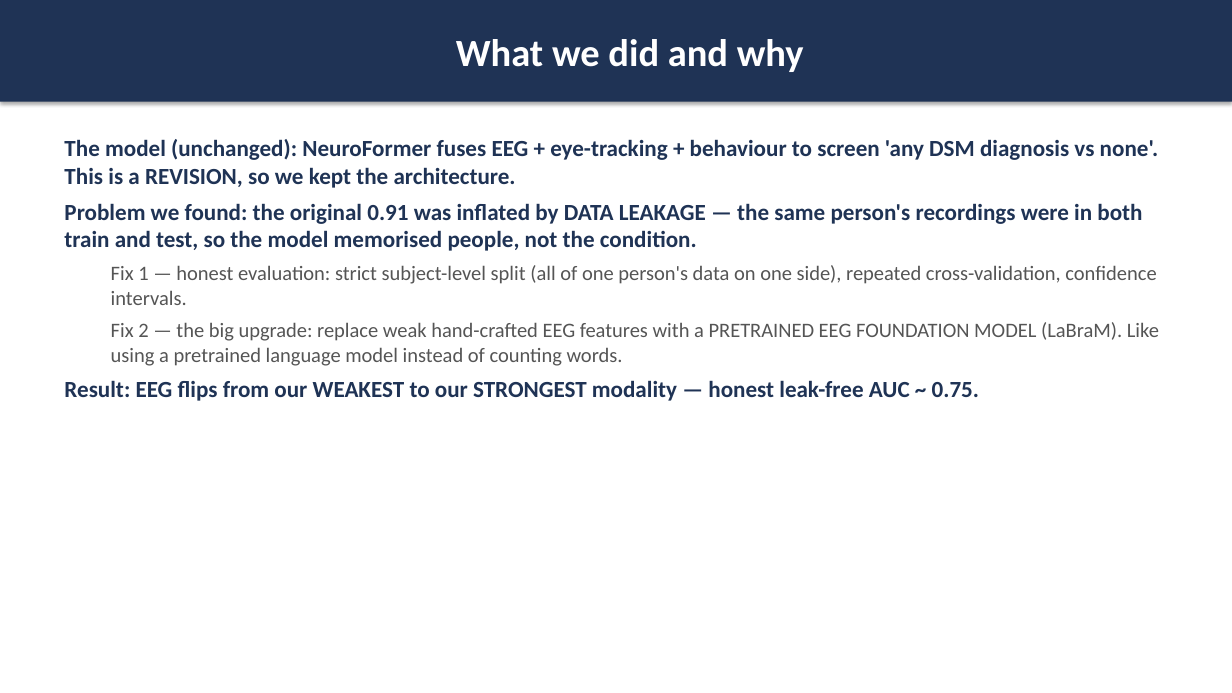
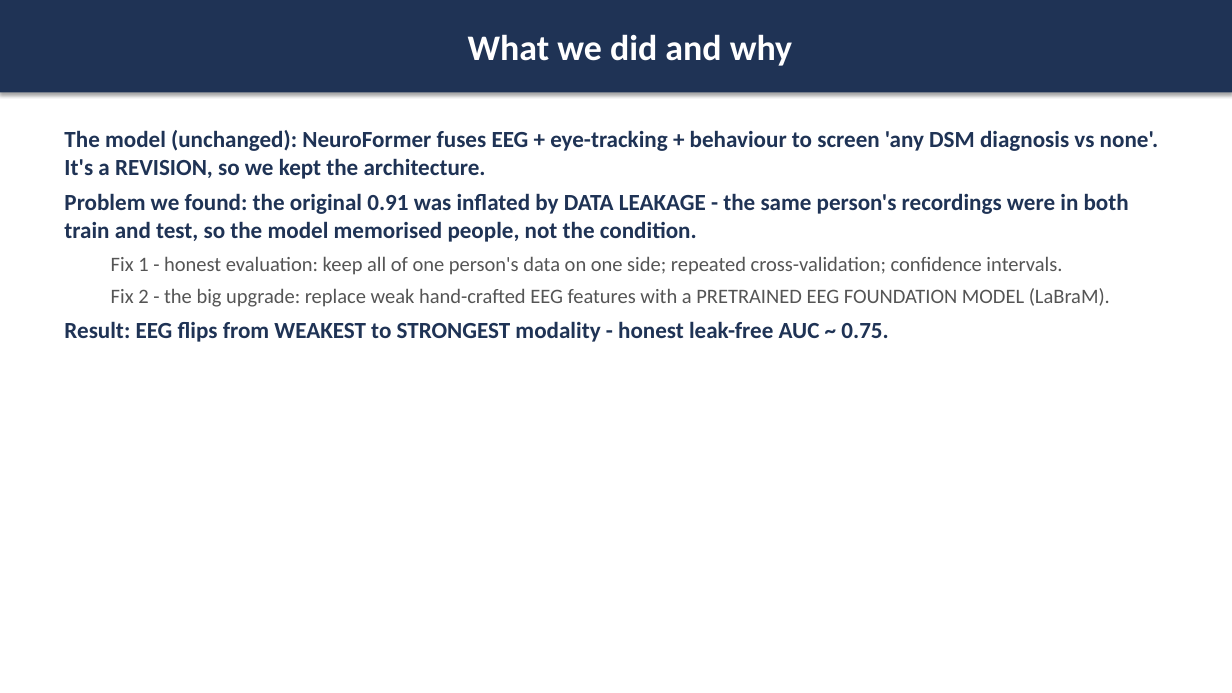
Before and after one commit to AyeshaAnzer1610/neuroformer, a slide deck: slide 2 of docs/resubmission/NeuroFormer-Supervisor-Meeting.pptx. Drawn at 1232x693 pixels with LibreOffice and Linux fonts; fonts in the diff are those of the drawing. Boxes give left, top, right and bottom in pixels: in the first picture for what was removed or moved away, otherwise in the second. Text is boxed around its words. In the diff, an @@ line names an element or a change of style, - is before the commit and + after.

```diff
--- a/docs/resubmission/NeuroFormer-Supervisor-Meeting.pptx
+++ b/docs/resubmission/NeuroFormer-Supervisor-Meeting.pptx
@@ rectangle "What we did and why" resized from (x1=0, y1=0, x2=1232, y2=102) to (x1=0, y1=0, x2=1232, y2=92) @@
@@ rectangle "What we did and why" at (x1=0, y1=0, x2=1232, y2=92): size 30 to 28 pt @@
@@ text at (x1=64, y1=130, x2=1159, y2=342): text changed @@
-The model (unchanged): NeuroFormer fuses EEG + eye-tracking + behaviour to screen 'any DSM diagnosis vs none'. This is a REVISION, so we kept the architecture.
-Problem we found: the original 0.91 was inflated by DATA LEAKAGE — the same person's recordings were in both train and test, so the model memorised people, not the condition.
-  Fix 1 — honest evaluation: strict subject-level split (all of one person's data on one side), repeated cross-validation, confidence intervals.
-  Fix 2 — the big upgrade: replace weak hand-crafted EEG features with a PRETRAINED EEG FOUNDATION MODEL (LaBraM). Like using a pretrained language model instead of counting words.
-Result: EEG flips from our WEAKEST to our STRONGEST modality — honest leak-free AUC ~ 0.75.
+The model (unchanged): NeuroFormer fuses EEG + eye-tracking + behaviour to screen 'any DSM diagnosis vs none'. It's a REVISION, so we kept the architecture.
+Problem we found: the original 0.91 was inflated by DATA LEAKAGE - the same person's recordings were in both train and test, so the model memorised people, not the condition.
+  Fix 1 - honest evaluation: keep all of one person's data on one side; repeated cross-validation; confidence intervals.
+  Fix 2 - the big upgrade: replace weak hand-crafted EEG features with a PRETRAINED EEG FOUNDATION MODEL (LaBraM).
+Result: EEG flips from WEAKEST to STRONGEST modality - honest leak-free AUC ~ 0.75.
```
Also in this commit, not shown: 8 other slides changed, 2 slides added, 1 other file.
